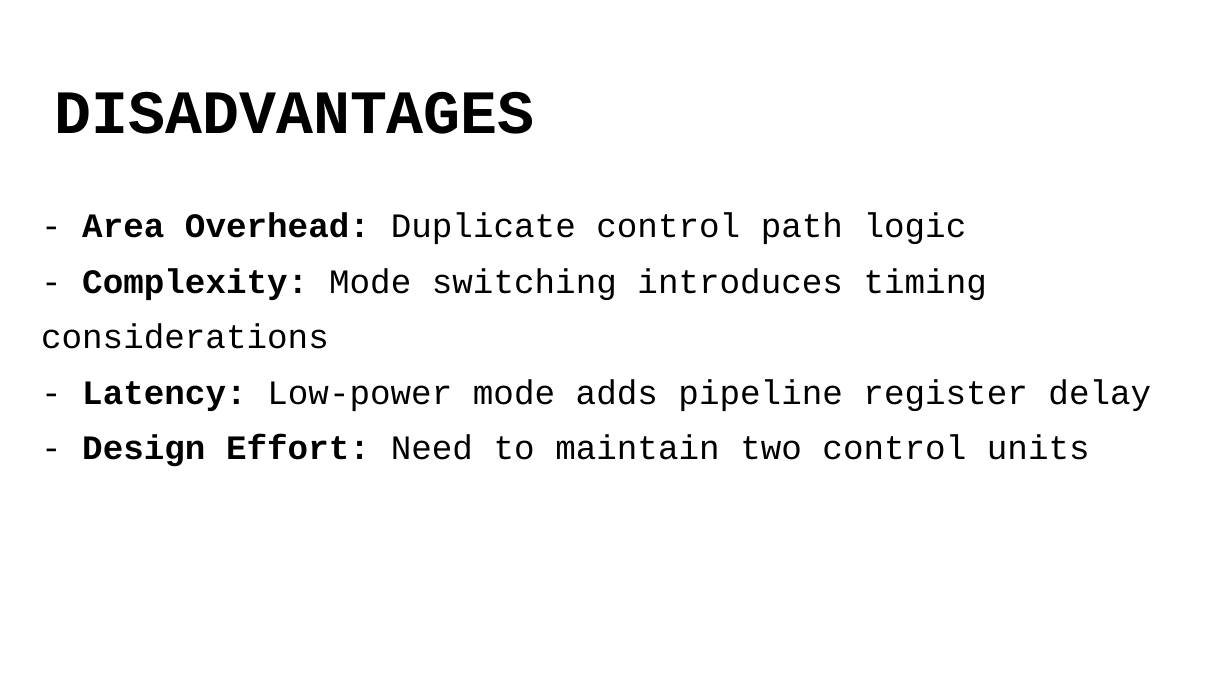
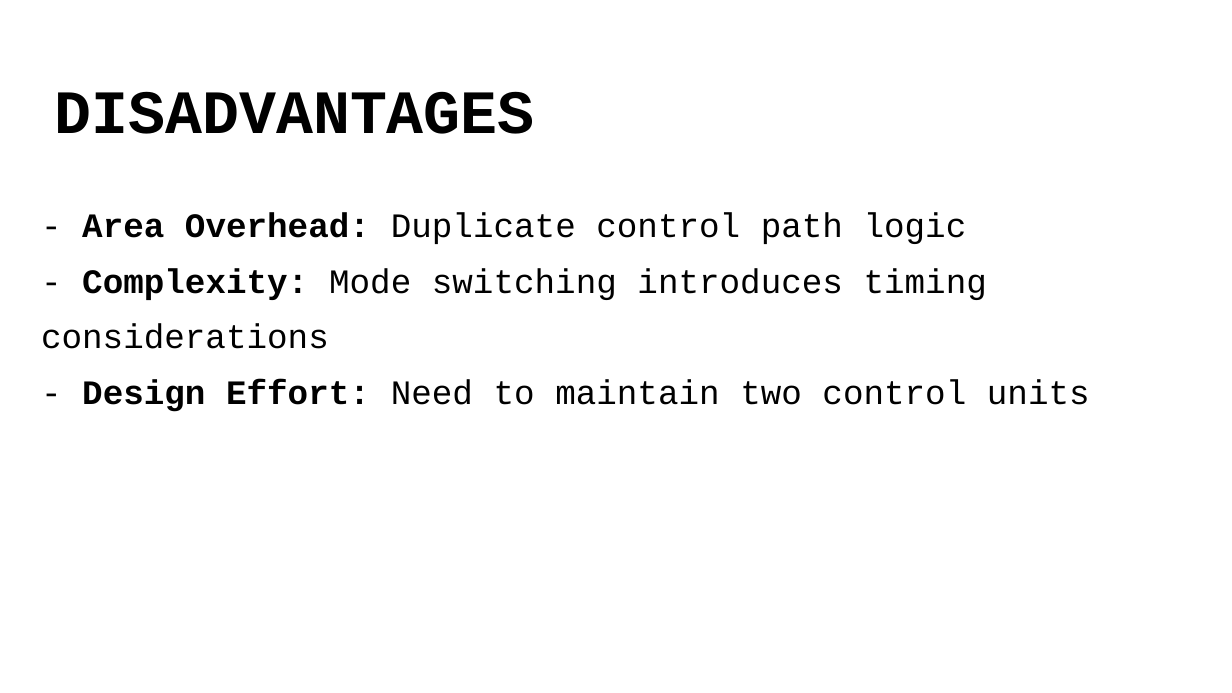
Before and after one commit to Bolol4002/adaptive_RTL_coding_UVM_Verification, a slide deck: slide 10 of ADAPTIVE CONTROL UNIT.pptx. Drawn at 1232x693 pixels with LibreOffice and Linux fonts; fonts in the diff are those of the drawing. Boxes give left, top, right and bottom in pixels: in the first picture for what was removed or moved away, otherwise in the second. Text is boxed around its words. In the diff, an @@ line names an element or a change of style, - is before the commit and + after.

```diff
--- a/ADAPTIVE CONTROL UNIT.pptx
+++ b/ADAPTIVE CONTROL UNIT.pptx
@@ text at (x1=82, y1=379, x2=1151, y2=411): paragraph removed @@
-- Latency: Low-power mode adds pipeline register delay
```
Also in this commit, not shown: 4 other slides changed, 10 other files.
